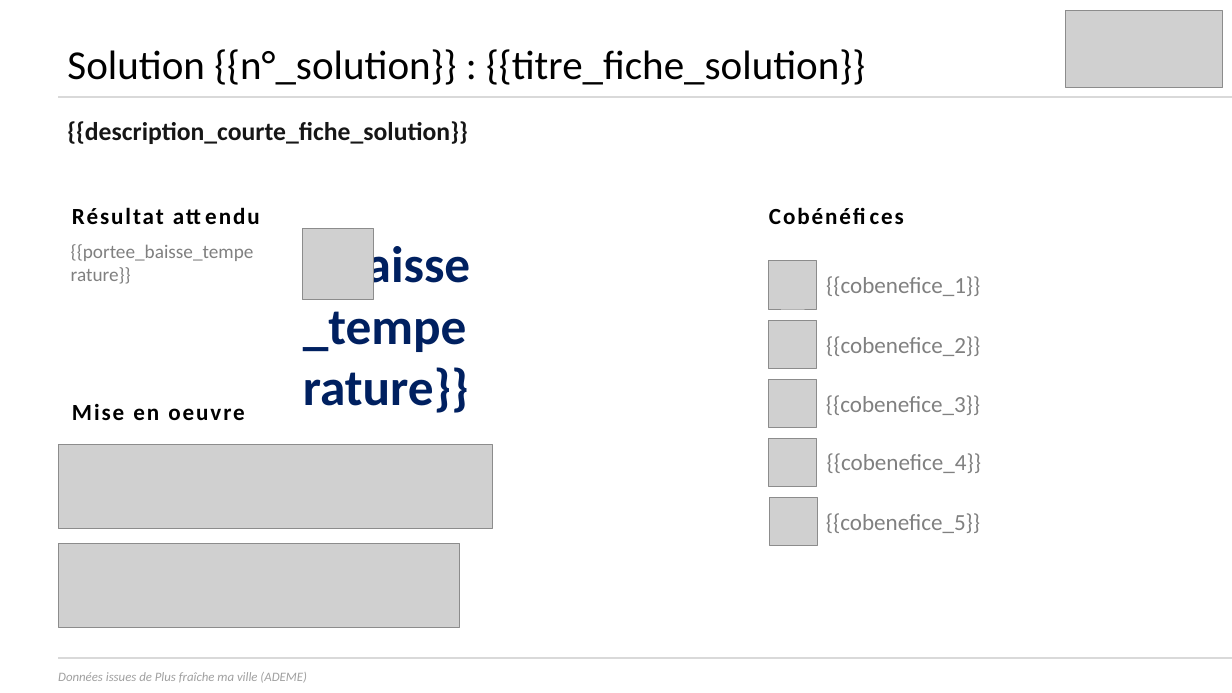
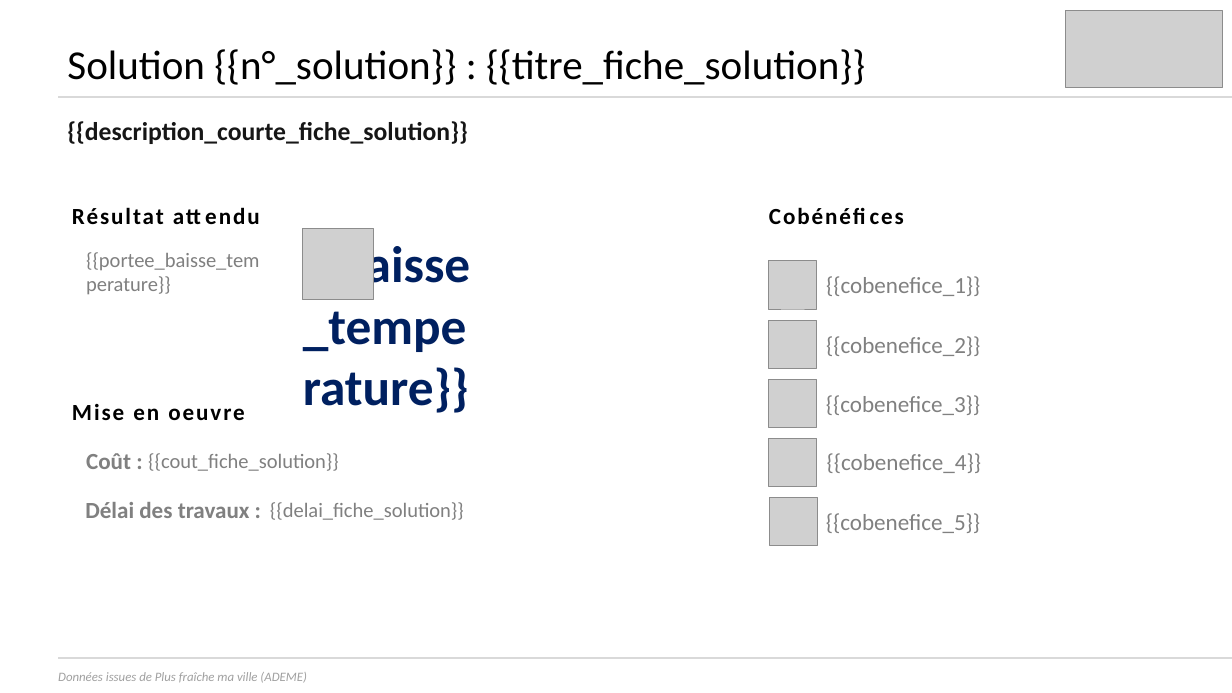
Before and after one commit to incubateur-ademe/plusfraichemaville-site, a slide deck: slide 3 of public/templates/template_synthese_projet.pptx. Drawn at 1232x693 pixels with LibreOffice and Linux fonts; fonts in the diff are those of the drawing; grey boxes stand for pictures. Boxes give left, top, right and bottom in pixels: in the first picture for what was removed or moved away, otherwise in the second. Text is boxed around its words. In the diff, an @@ line names an element or a change of style, - is before the commit and + after.

Commit message:
feat: fiche solution coût et délai

```diff
--- a/public/templates/template_synthese_projet.pptx
+++ b/public/templates/template_synthese_projet.pptx
@@ text "{{portee_baisse_temperature}}": place and size @@
-text "{{portee_baisse_temperature}}" at [71, 244, 254, 261]
+text "{{portee_baisse_temperature}}" at [86, 252, 260, 270]
@@ text "{{portee_baisse_temperature}}" at [86, 252, 260, 270]: size 15 to 16 pt @@
@@ picture removed at [58, 445, 493, 529] @@
@@ text added at [86, 453, 131, 469], 18 pt, text #808080, bold @@
+Coût :
@@ text added at [148, 453, 339, 471], 16 pt, text #808080 @@
+{{cout_fiche_solution}}
@@ text added at [85, 502, 250, 518], 18 pt, text #808080, bold @@
+Délai des travaux :
@@ text added at [270, 502, 464, 520], 16 pt, text #808080 @@
+{{delai_fiche_solution}}
@@ picture removed at [58, 543, 460, 628] @@
```
Also in this commit, not shown: 2 other files.
